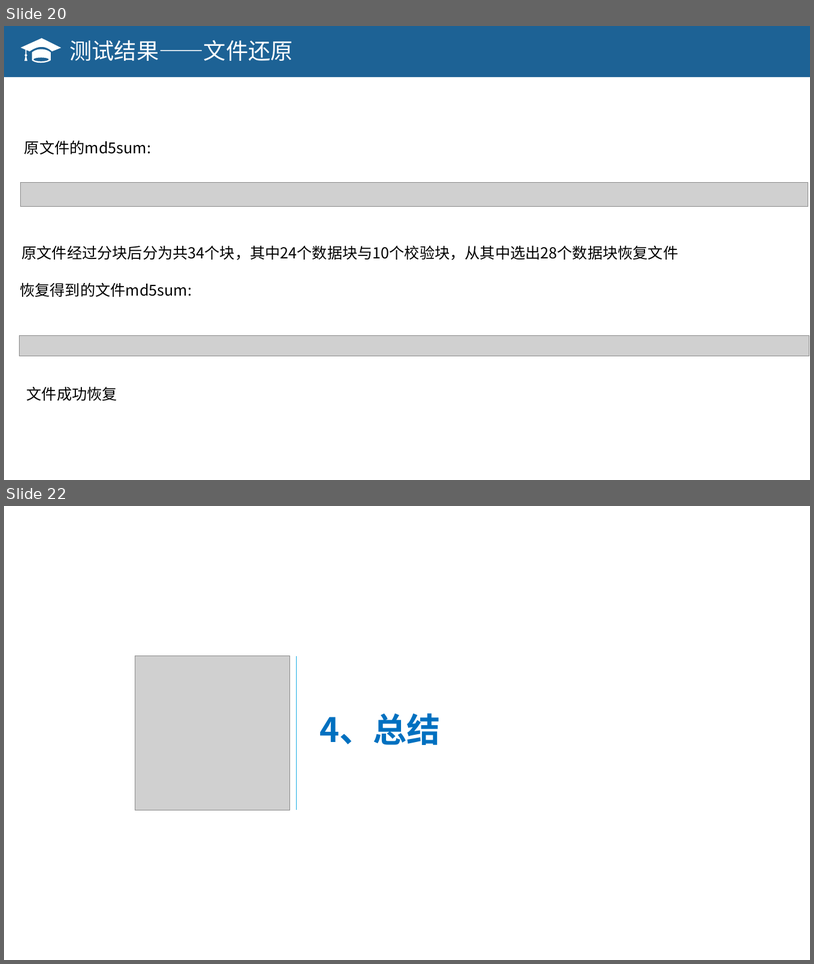
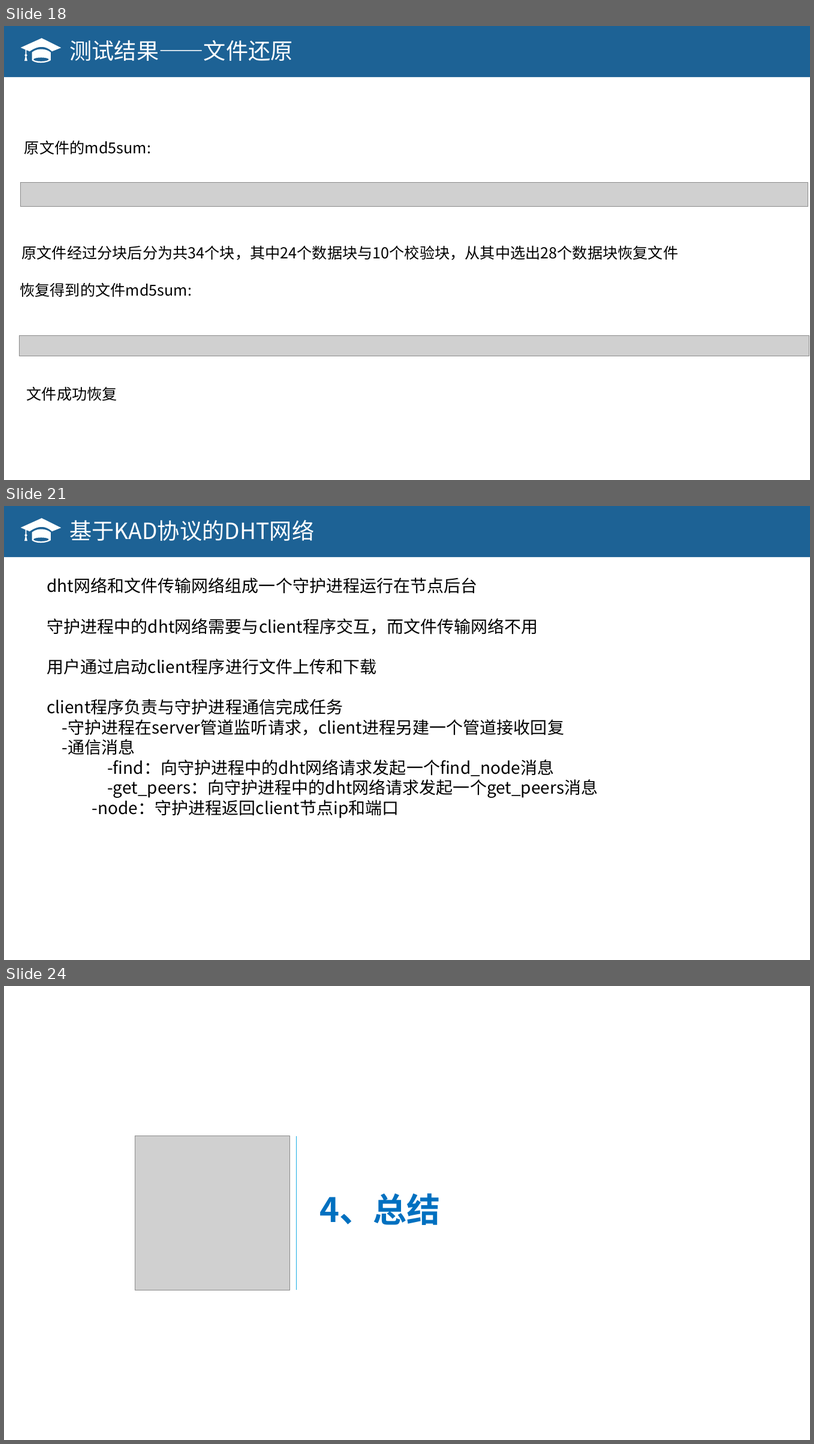
Before and after one commit to OSH-2018/X-exciting, a slide deck: new/结题报告.pptx. Shown one above the other, each under a label of ours: slides 20 and 22 before the commit, slides 18, 21 and 24 after it; the slides between them are not shown. The pictures are 814x964 and 814x1444 pixels, drawn with LibreOffice and Linux fonts; fonts in the diff are those of the drawing; grey boxes stand for pictures. Boxes give left, top, right and bottom in pixels: in the first picture for what was removed or moved away, otherwise in the second. Text is boxed around its words. In the diff, an @@ line names an element or a change of style, - is before the commit and + after.

```diff
--- a/new/结题报告.pptx
+++ b/new/结题报告.pptx
@@ slide 21 added at [4, 506, 810, 960], background #FFFFFF @@
@@ rectangle added at [4, 506, 810, 557], fill #1D6295 @@
@@ freeform shape added at [21, 518, 62, 543], fill #FFFFFF @@
@@ text added at [69, 520, 314, 541], 26.7 pt, text #FFFFFF @@
+基于KAD协议的DHT网络
@@ text added at [47, 577, 598, 818], 20 pt, text #000000 @@
+dht网络和文件传输网络组成一个守护进程运行在节点后台
+守护进程中的dht网络需要与client程序交互，而文件传输网络不用
+用户通过启动client程序进行文件上传和下载
+client程序负责与守护进程通信完成任务
+-守护进程在server管道监听请求，client进程另建一个管道接收回复
+-通信消息
+-find：向守护进程中的dht网络请求发起一个find_node消息
+-get_peers：向守护进程中的dht网络请求发起一个get_peers消息
+-node：守护进程返回client节点ip和端口
@@ what was slide 20 is now slide 18 @@
@@ what was slide 22 is now slide 24 @@
```
Also in this commit, not shown: 11 slides changed, 6 other slides added, 4 slides removed.
